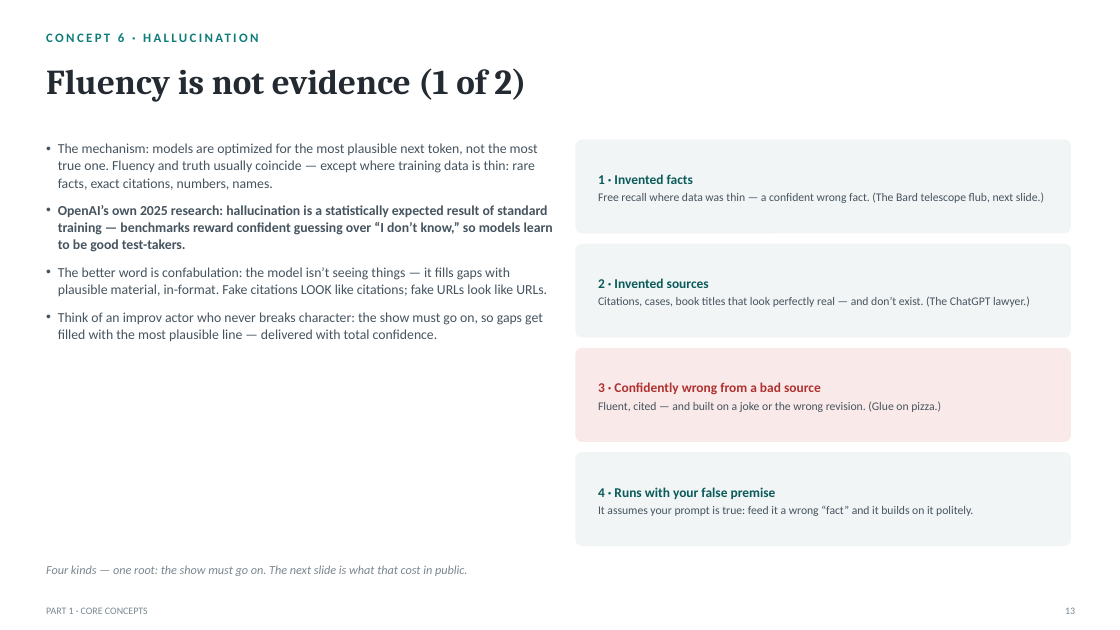
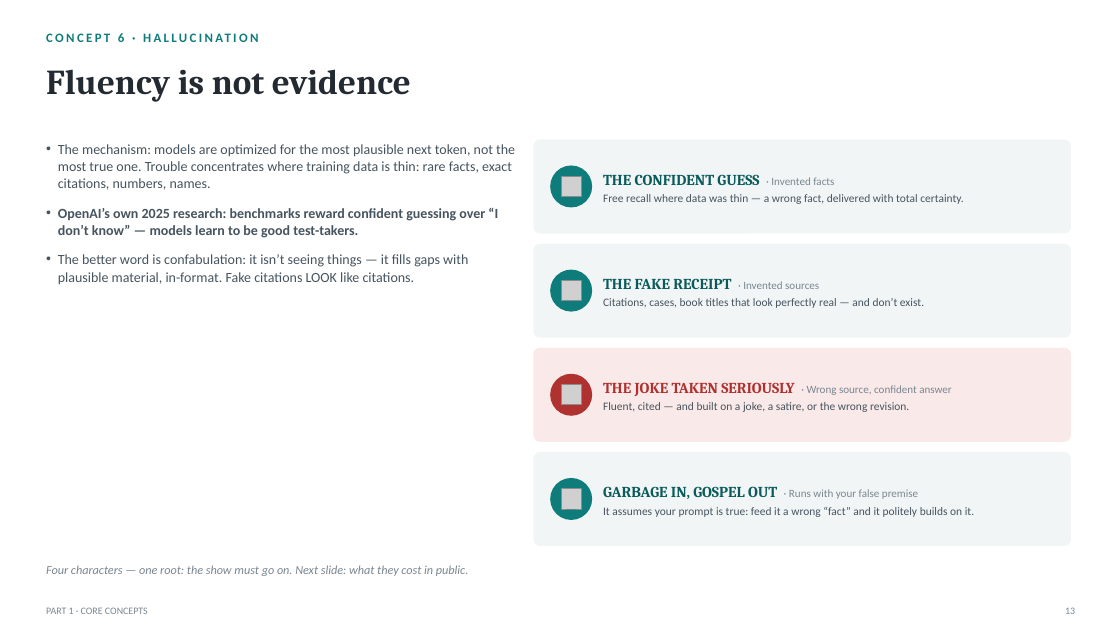
Before and after one commit to naviero1/Claude-Works, a slide deck: slide 13 of ai-training-prompt-engineering/deliverables/From_Prompts_to_Agents_Training.pptx. Drawn at 1120x630 pixels with LibreOffice and Linux fonts; fonts in the diff are those of the drawing; grey boxes stand for pictures. Boxes give left, top, right and bottom in pixels: in the first picture for what was removed or moved away, otherwise in the second. Text is boxed around its words. In the diff, an @@ line names an element or a change of style, - is before the commit and + after.

```diff
--- a/ai-training-prompt-engineering/deliverables/From_Prompts_to_Agents_Training.pptx
+++ b/ai-training-prompt-engineering/deliverables/From_Prompts_to_Agents_Training.pptx
@@ text at (x1=46, y1=69, x2=411, y2=101): text changed @@
-Fluency is not evidence (1 of 2)
+Fluency is not evidence
@@ text at (x1=58, y1=144, x2=515, y2=285): text changed; size 11.8 to 12 pt @@
-• The mechanism: models are optimized for the most plausible next token, not the most true one. Fluency and truth usually coincide — except where training data is thin: rare facts, exact citations, numbers, names.
-• OpenAI’s own 2025 research: hallucination is a statistically expected result of standard training — benchmarks reward confident guessing over “I don’t know,” so models learn to be good test-takers.
-• The better word is confabulation: the model isn’t seeing things — it fills gaps with plausible material, in-format. Fake citations LOOK like citations; fake URLs look like URLs.
-• Think of an improv actor who never breaks character: the show must go on, so gaps get filled with the most plausible line — delivered with total confidence.
+• The mechanism: models are optimized for the most plausible next token, not the most true one. Trouble concentrates where training data is thin: rare facts, exact citations, numbers, names.
+• OpenAI’s own 2025 research: benchmarks reward confident guessing over “I don’t know” — models learn to be good test-takers.
+• The better word is confabulation: it isn’t seeing things — it fills gaps with plausible material, in-format. Fake citations LOOK like citations.
@@ rounded rectangle resized from (x1=576, y1=139, x2=1071, y2=234) to (x1=534, y1=139, x2=1071, y2=234) @@
@@ ellipse added at (x1=550, y1=166, x2=592, y2=208), fill #0E7C7B @@
@@ picture added at (x1=561, y1=176, x2=581, y2=197) @@
@@ text at (x1=603, y1=174, x2=963, y2=204): text changed; size 10 to 9.8 pt @@
-1 · Invented facts
-Free recall where data was thin — a confident wrong fact. (The Bard telescope flub, next slide.)
+THE CONFIDENT GUESS · Invented facts
+Free recall where data was thin — a wrong fact, delivered with total certainty.
@@ rounded rectangle resized from (x1=576, y1=244, x2=1071, y2=338) to (x1=534, y1=244, x2=1071, y2=338) @@
@@ ellipse added at (x1=550, y1=270, x2=592, y2=312), fill #0E7C7B @@
@@ picture added at (x1=561, y1=281, x2=581, y2=301) @@
@@ text at (x1=603, y1=278, x2=924, y2=308): text changed; size 10 to 9.8 pt @@
-2 · Invented sources
-Citations, cases, book titles that look perfectly real — and don’t exist. (The ChatGPT lawyer.)
+THE FAKE RECEIPT · Invented sources
+Citations, cases, book titles that look perfectly real — and don’t exist.
@@ rounded rectangle resized from (x1=576, y1=348, x2=1071, y2=442) to (x1=534, y1=348, x2=1071, y2=442) @@
@@ ellipse added at (x1=550, y1=374, x2=592, y2=416), fill #AF3230 @@
@@ picture added at (x1=561, y1=385, x2=581, y2=405) @@
@@ text at (x1=603, y1=382, x2=952, y2=412): text changed; size 10 to 9.8 pt @@
-3 · Confidently wrong from a bad source
-Fluent, cited — and built on a joke or the wrong revision. (Glue on pizza.)
+THE JOKE TAKEN SERIOUSLY · Wrong source, confident answer
+Fluent, cited — and built on a joke, a satire, or the wrong revision.
@@ rounded rectangle resized from (x1=576, y1=452, x2=1071, y2=546) to (x1=534, y1=452, x2=1071, y2=546) @@
@@ ellipse added at (x1=550, y1=478, x2=592, y2=520), fill #0E7C7B @@
@@ picture added at (x1=561, y1=489, x2=581, y2=509) @@
@@ text at (x1=603, y1=486, x2=974, y2=517): text changed; size 10 to 9.8 pt @@
-4 · Runs with your false premise
-It assumes your prompt is true: feed it a wrong “fact” and it builds on it politely.
+GARBAGE IN, GOSPEL OUT · Runs with your false premise
+It assumes your prompt is true: feed it a wrong “fact” and it politely builds on it.
@@ text at (x1=46, y1=565, x2=468, y2=576): text changed @@
-Four kinds — one root: the show must go on. The next slide is what that cost in public.
+Four characters — one root: the show must go on. Next slide: what they cost in public.
```
Also in this commit, not shown: 46 other slides changed, 3 slides added, 3 slides removed, 41 other files.
